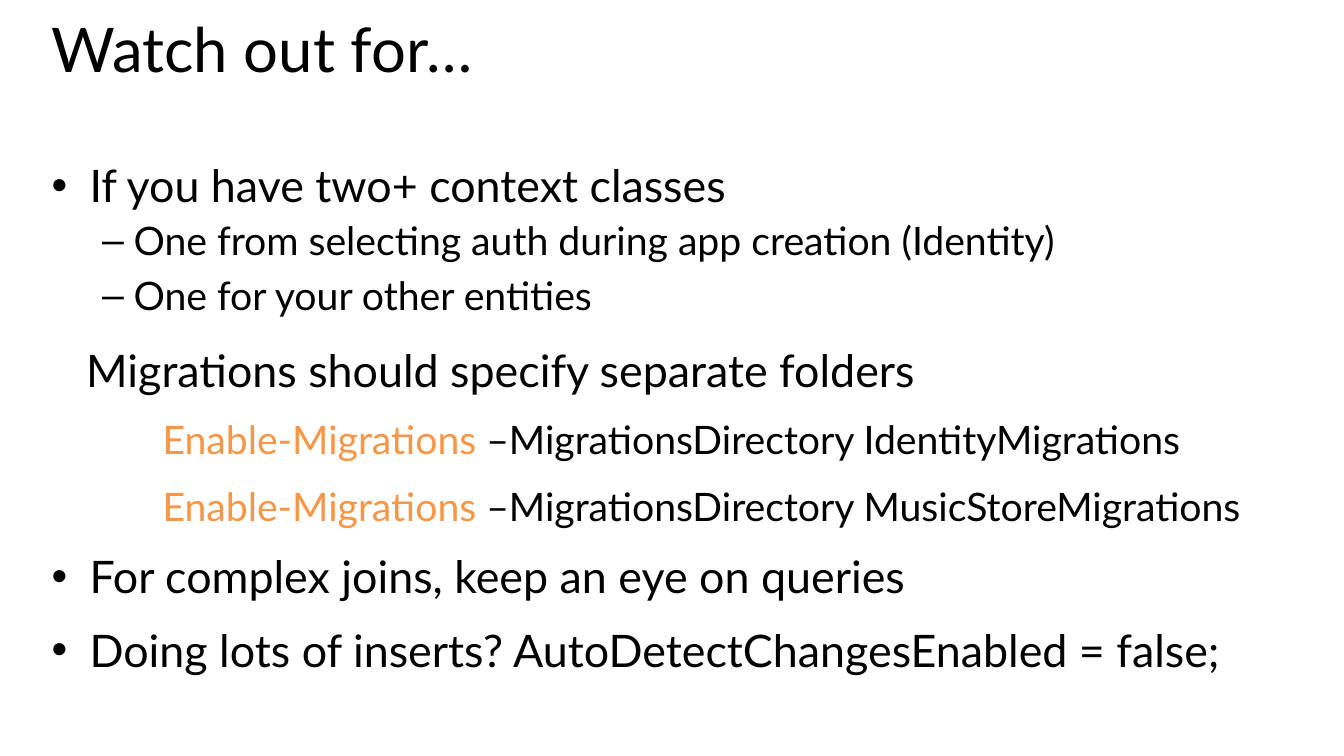
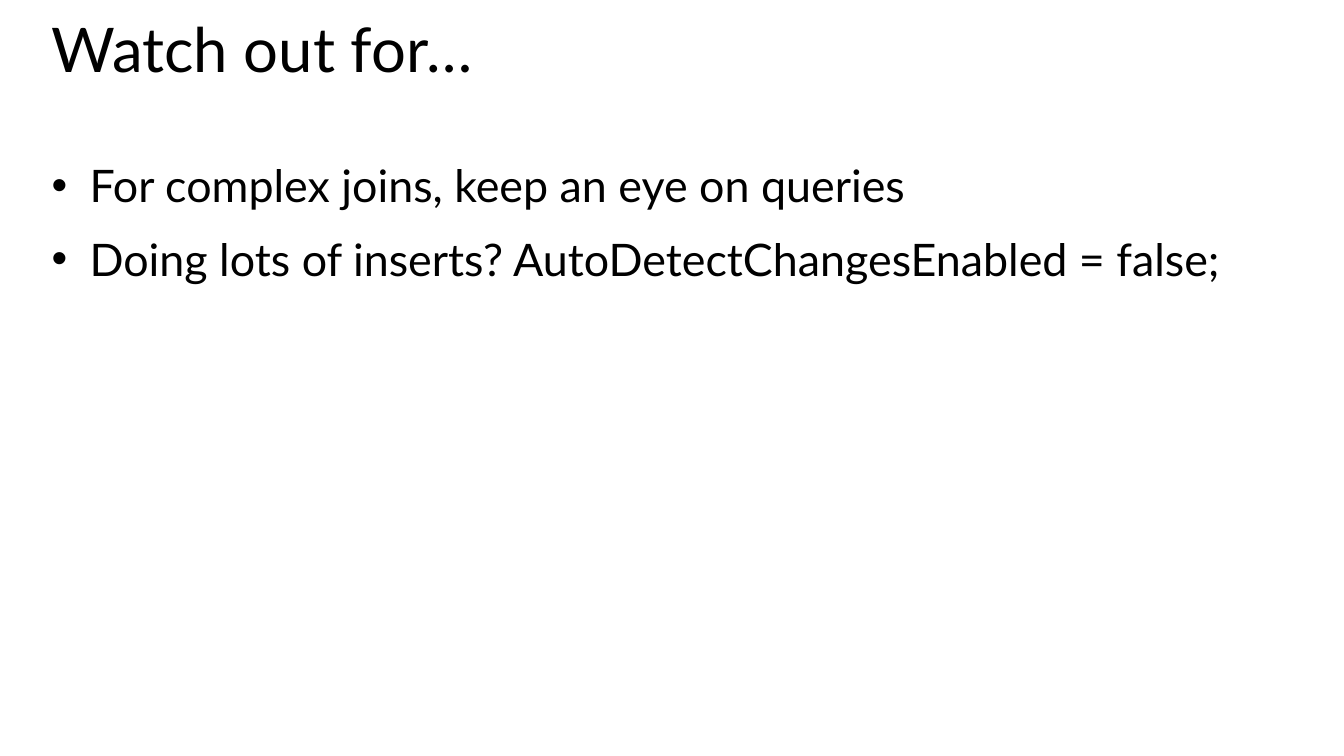
Before and after one commit to xuemiantao/EntityFramework, a slide deck: slide 13 of Slides/06 - Integrating Extra Features and Looking Forward.pptx. Drawn at 1344x756 pixels with LibreOffice and Linux fonts; fonts in the diff are those of the drawing. Boxes give left, top, right and bottom in pixels: in the first picture for what was removed or moved away, otherwise in the second. Text is boxed around its words. In the diff, an @@ line names an element or a change of style, - is before the commit and + after.

```diff
--- a/Slides/06 - Integrating Extra Features and Looking Forward.pptx
+++ b/Slides/06 - Integrating Extra Features and Looking Forward.pptx
@@ text at (x1=86, y1=169, x2=1241, y2=528): paragraphs removed @@
-• If you have two+ context classes
-  – One from selecting auth during app creation (Identity)
-  – One for your other entities
-Migrations should specify separate folders
-Enable-Migrations –MigrationsDirectory IdentityMigrations
-Enable-Migrations –MigrationsDirectory MusicStoreMigrations
```
Also in this commit, not shown: 1 other slide changed, 1 slide removed, 2 other files.
